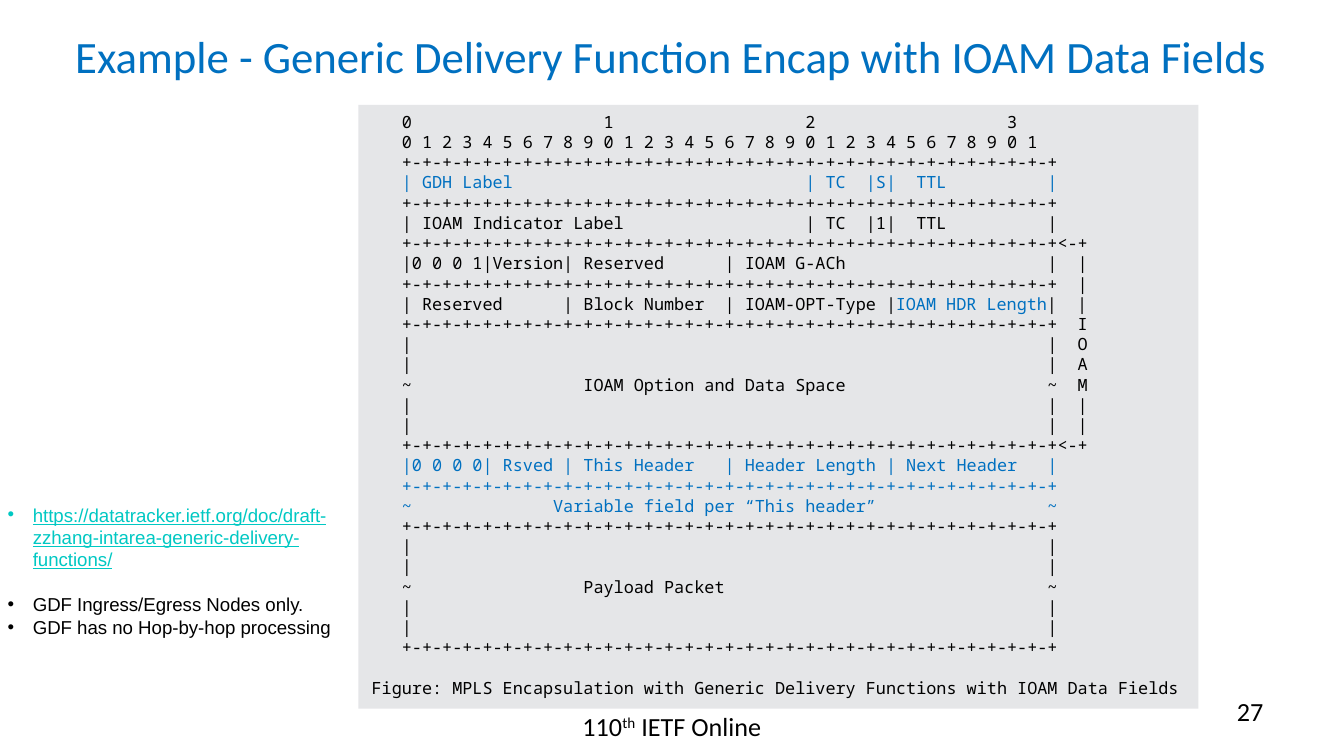
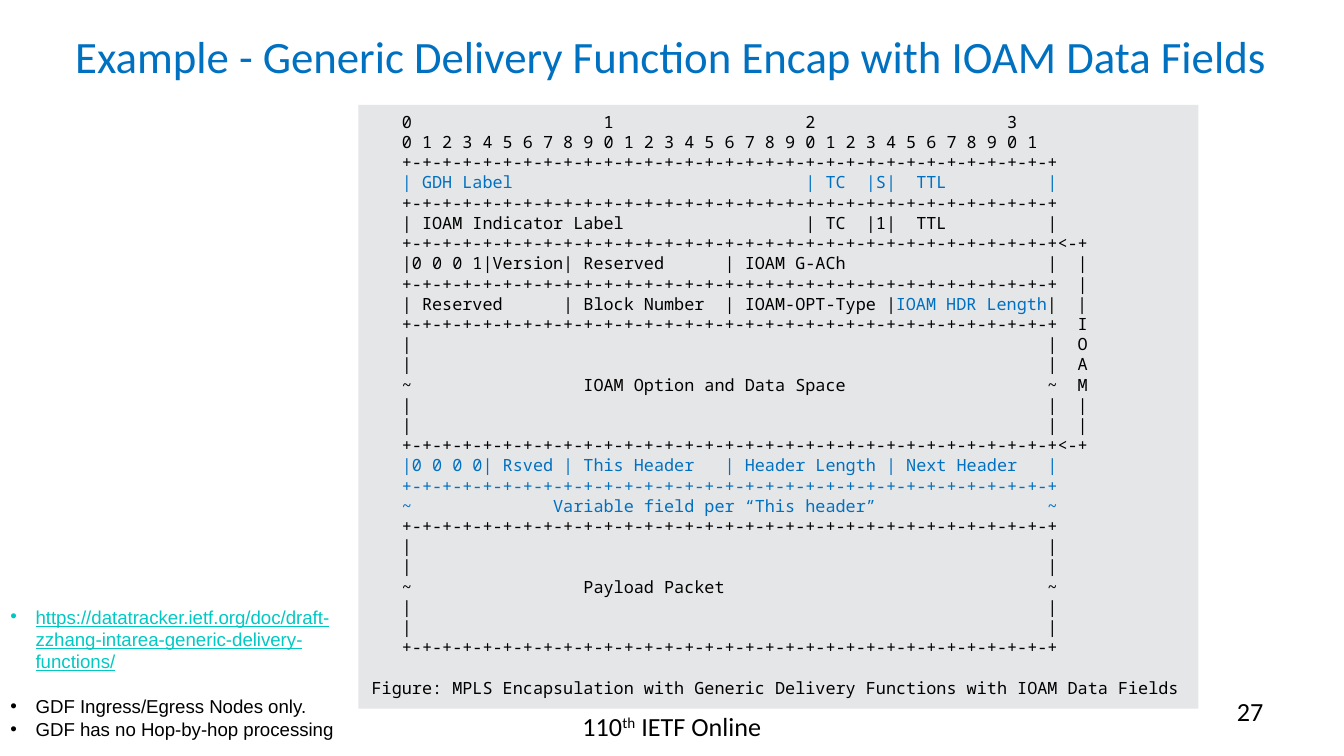
Before and after one commit to rakgandhi/ietf-slides, a slide deck: slide 27 of draft-gandhi-mpls-ioam-sr-06.pptx. Drawn at 1344x756 pixels with LibreOffice and Linux fonts; fonts in the diff are those of the drawing. Boxes give left, top, right and bottom in pixels: in the first picture for what was removed or moved away, otherwise in the second. Text is boxed around its words. In the diff, an @@ line names an element or a change of style, - is before the commit and + after.

```diff
--- a/draft-gandhi-mpls-ioam-sr-06.pptx
+++ b/draft-gandhi-mpls-ioam-sr-06.pptx
@@ text "https://datatracker.ietf.org/doc/draft-zzhang-intarea-generi ...": place and size @@
-text "https://datatracker.ietf.org/doc/draft-zzhang-intarea-generi ..." at (33, 508, 331, 638)
+text "https://datatracker.ietf.org/doc/draft-zzhang-intarea-generi ..." at (36, 610, 333, 740)
```
Also in this commit, not shown: 7 other slides changed, 1 other file.
